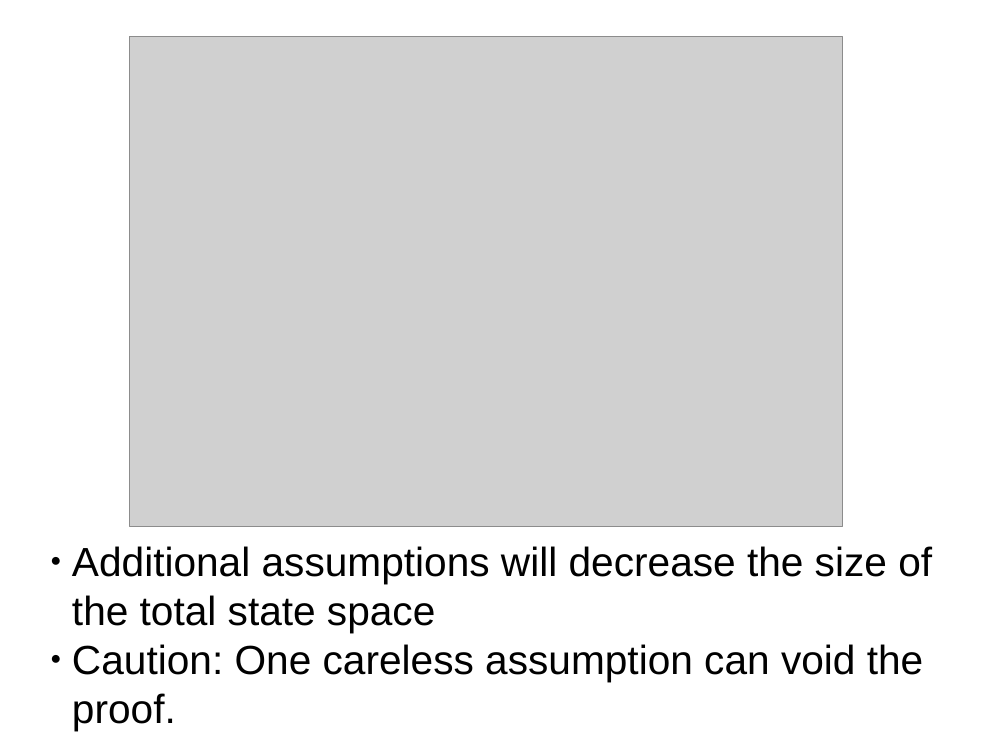
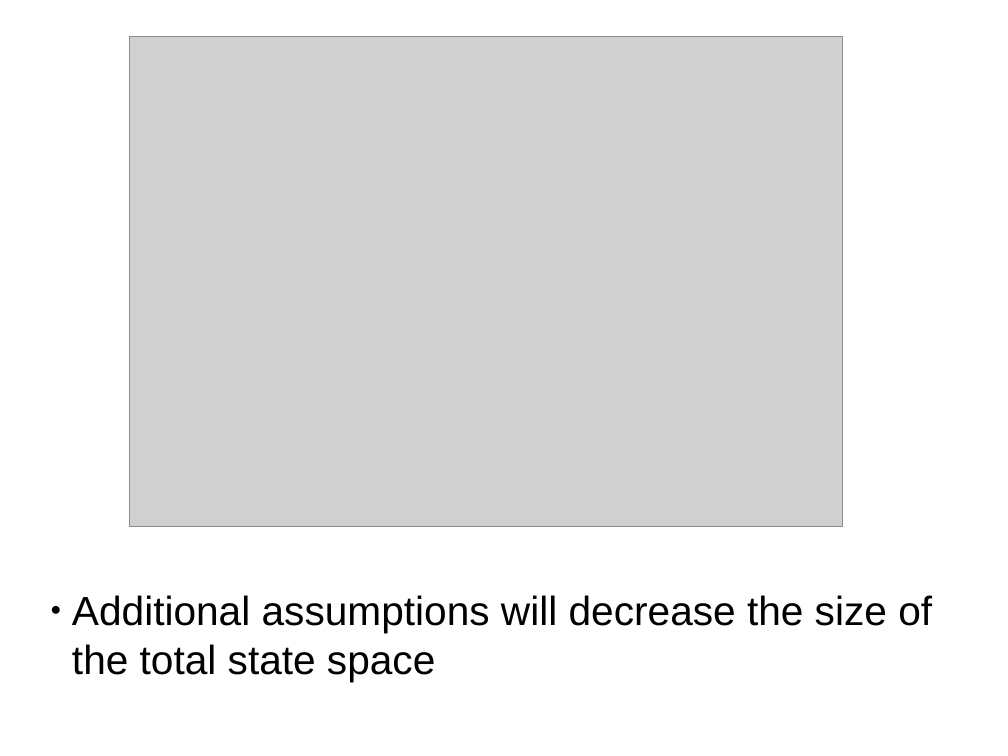
Before and after one commit to mattvenn/formal-intro-course, a slide deck: slide 13 of intro-course-slides.odp. Drawn at 1008x756 pixels with LibreOffice and Linux fonts; fonts in the diff are those of the drawing; grey boxes stand for pictures. Boxes give left, top, right and bottom in pixels: in the first picture for what was removed or moved away, otherwise in the second. Text is boxed around its words. In the diff, an @@ line names an element or a change of style, - is before the commit and + after.

```diff
--- a/intro-course-slides.odp
+++ b/intro-course-slides.odp
@@ subtitle at [72,644,923,730]: paragraph removed @@
-● Caution: One careless assumption can void the proof.
```
Also in this commit, not shown: 3 other slides changed, 1 slide added.
